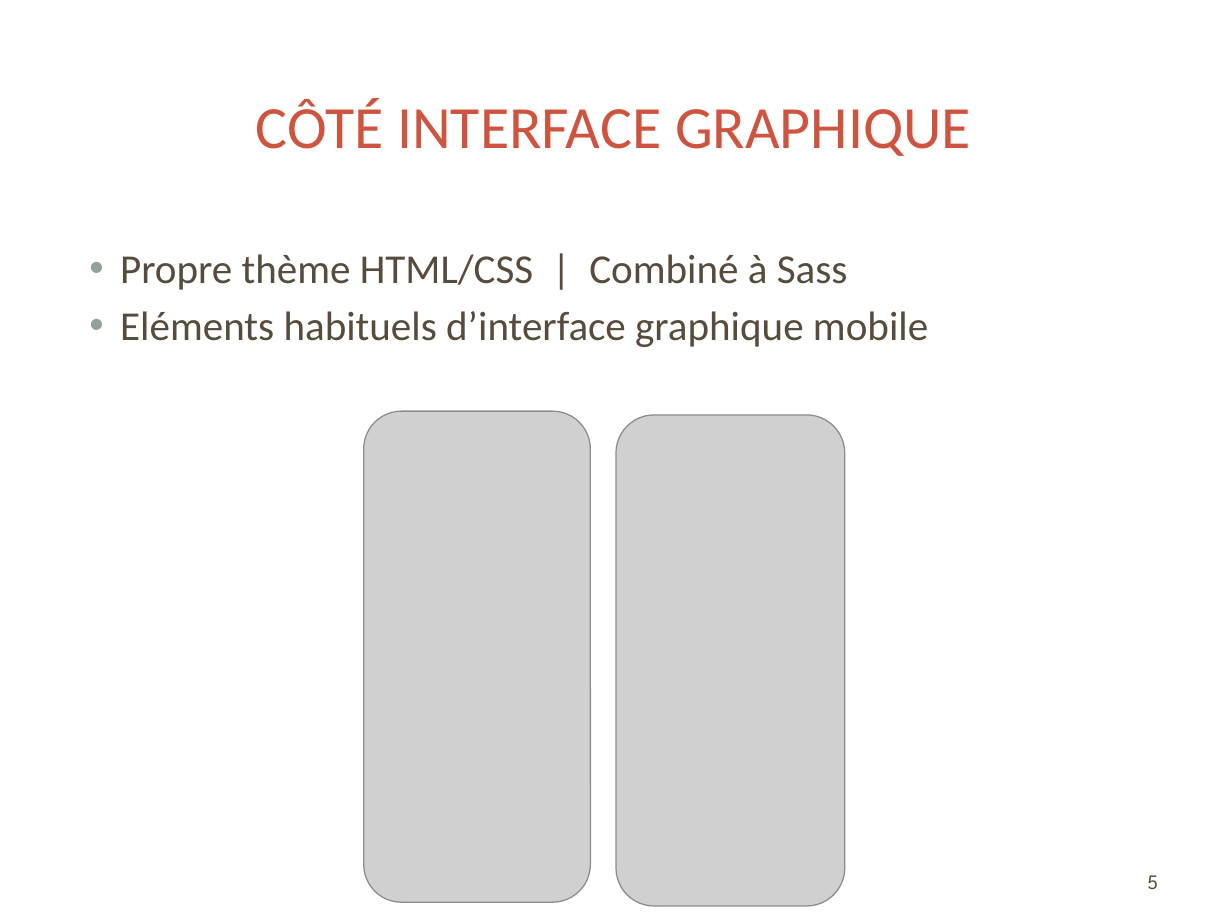
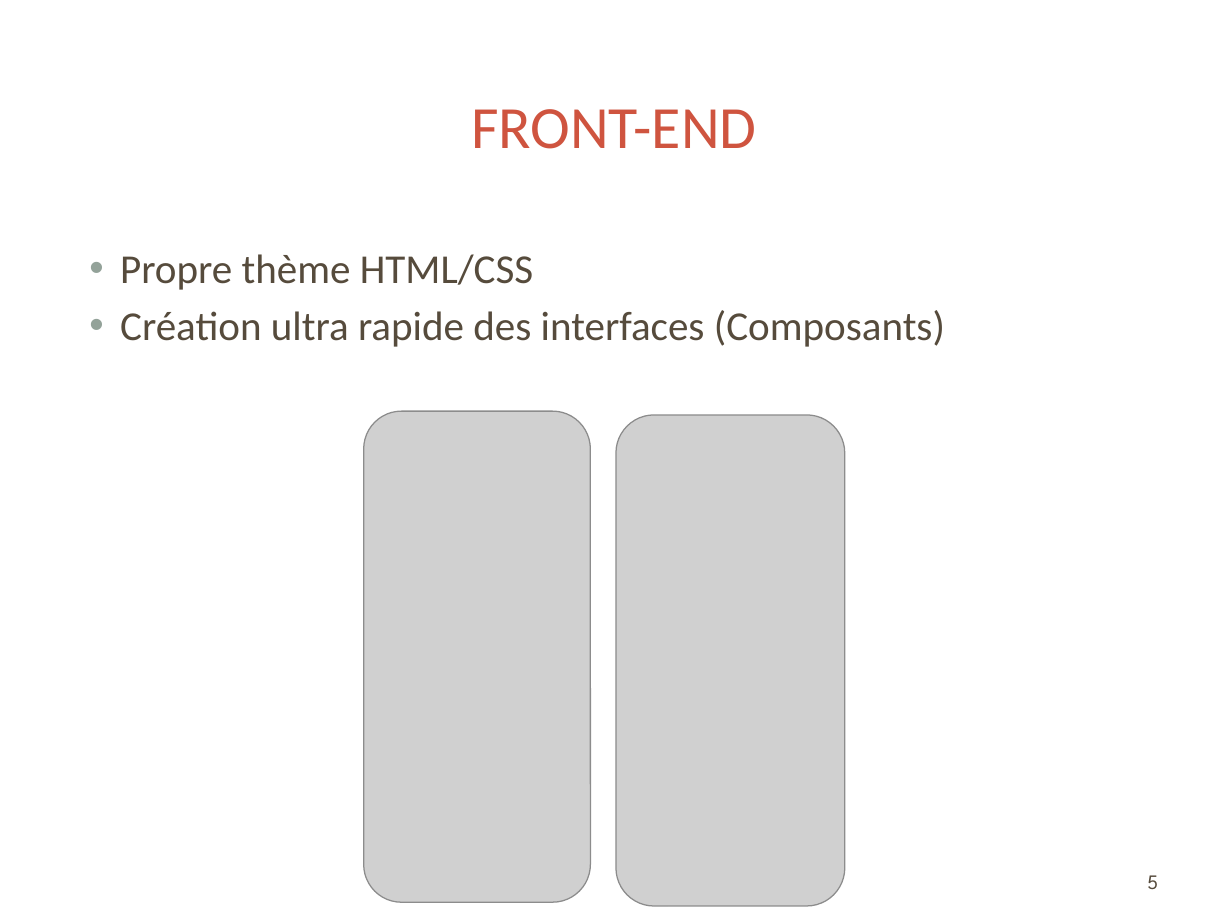
Before and after one commit to rikoste/ionicApp, a slide deck: slide 5 of presentation.pptx. Drawn at 1232x924 pixels with LibreOffice and Linux fonts; fonts in the diff are those of the drawing; grey boxes stand for pictures; background and template pictures are left out. Boxes give left, top, right and bottom in pixels: in the first picture for what was removed or moved away, otherwise in the second. Text is boxed around its words. In the diff, an @@ line names an element or a change of style, - is before the commit and + after.

Commit message:
Modif Partie Back & front end

```diff
--- a/presentation.pptx
+++ b/presentation.pptx
@@ title at [471,109,756,149]: text changed @@
-CÔTÉ INTERFACE GRAPHIQUE
+FRONT-END
@@ text at [120,254,945,347]: text changed @@
-• Propre thème HTML/CSS | Combiné à Sass
-• Eléments habituels d’interface graphique mobile
+• Propre thème HTML/CSS
+• Création ultra rapide des interfaces (Composants)
```
Also in this commit, not shown: 1 slide added, 1 slide removed.
